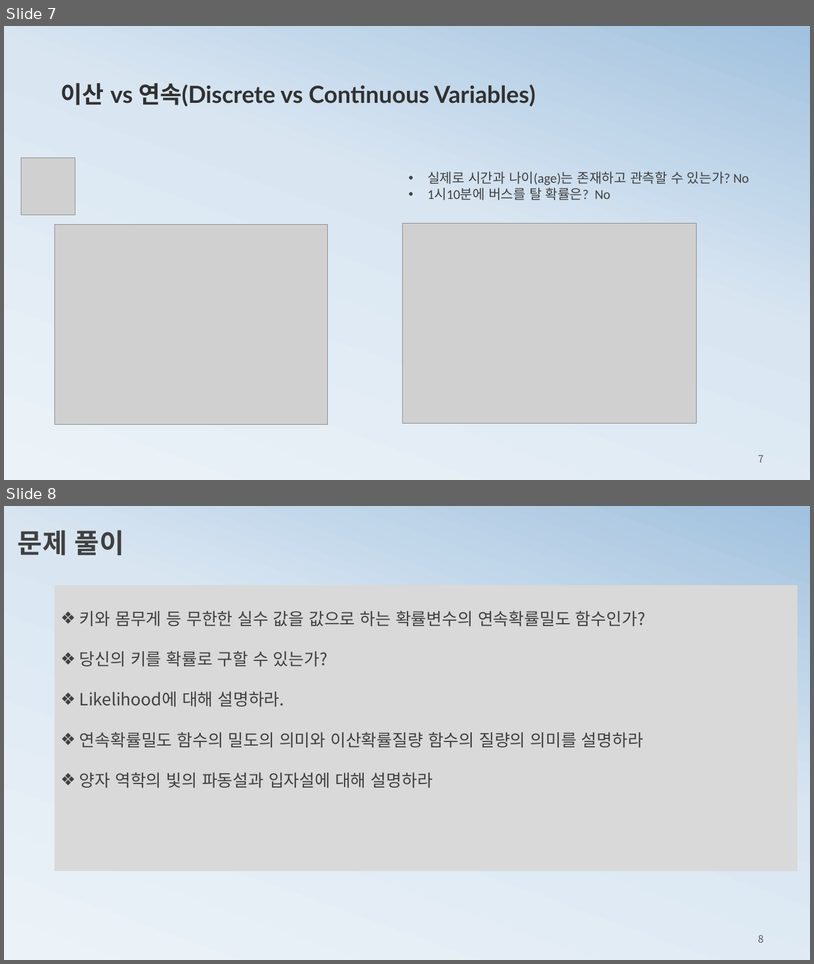
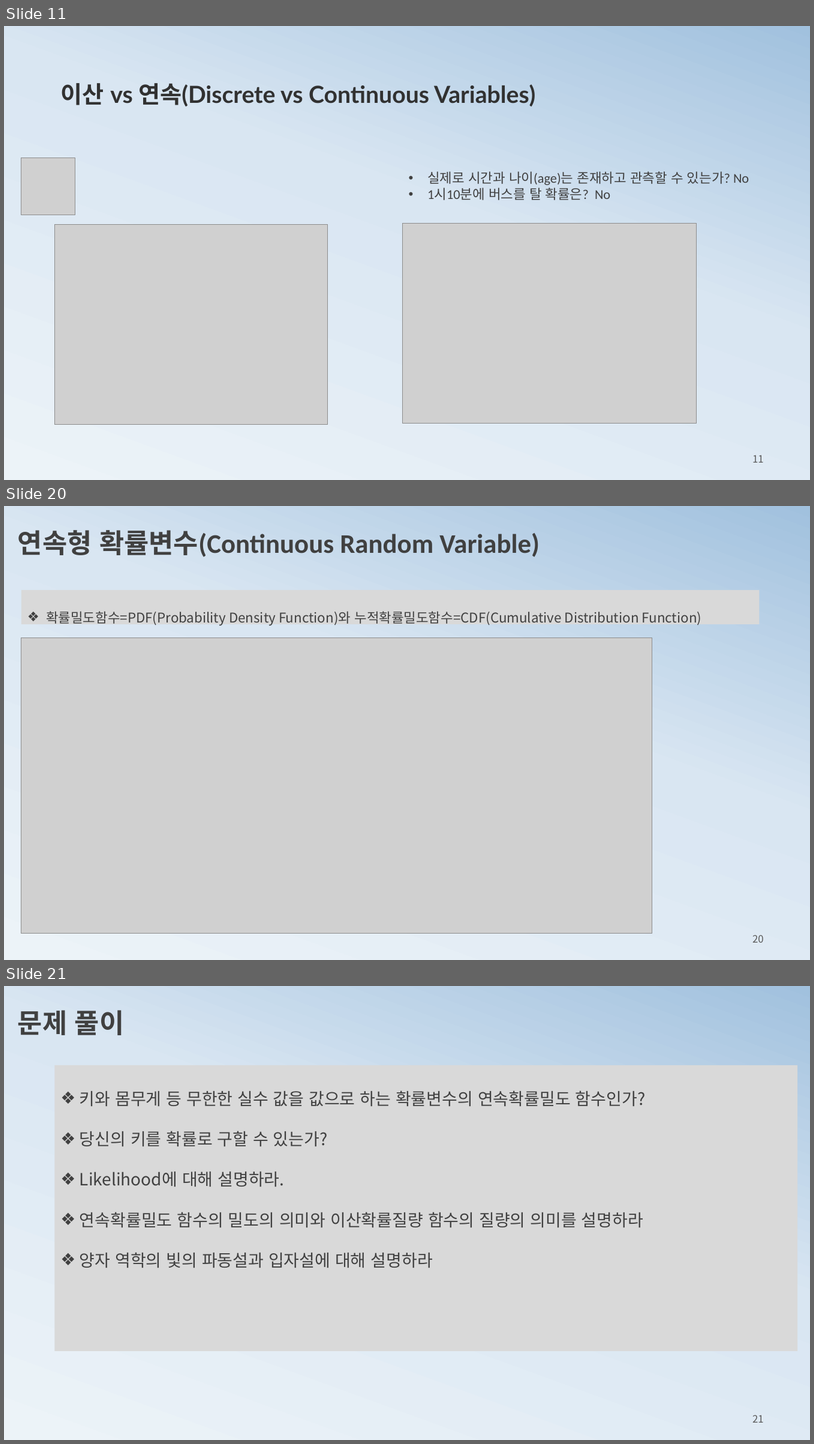
Before and after one commit to ancestor9/mathematics-for-machine-learning, a slide deck: 2_probability theory for machine learning.pptx. Shown one above the other, each under a label of ours: slides 7 and 8 before the commit, slides 11, 20 and 21 after it; the slides between them are not shown. The pictures are 814x964 and 814x1444 pixels, drawn with LibreOffice and Linux fonts; fonts in the diff are those of the drawing; grey boxes stand for pictures. Boxes give left, top, right and bottom in pixels: in the first picture for what was removed or moved away, otherwise in the second. Text is boxed around its words. In the diff, an @@ line names an element or a change of style, - is before the commit and + after.

```diff
--- a/2_probability theory for machine learning.pptx
+++ b/2_probability theory for machine learning.pptx
@@ slide 20 added at <box>4,506,810,960</box>, background gradient #ECF3F8 to #D9E6F2 to #A1C1DE @@
@@ text added at <box>18,530,540,557</box>, 32 pt, text #404040, bold @@
+연속형 확률변수(Continuous Random Variable)
@@ rectangle added at <box>21,590,760,625</box>, fill #D9D9D9, 16 pt, text #404040 @@
+❖ 확률밀도함수=PDF(Probability Density Function)와 누적확률밀도함수=CDF(Cumulative Distribution Function)
@@ picture added at <box>21,638,653,933</box> @@
@@ page number added at <box>753,934,764,942</box>, 12 pt, text #595959 @@
+20
@@ what was slide 7 is now slide 11 @@
@@ page number at <box>753,454,764,462</box>: text changed @@
-7
+11
@@ what was slide 8 is now slide 21 @@
@@ page number at <box>753,1414,764,1422</box>: text changed @@
-8
+21
```
Also in this commit, not shown: 3 slides changed, 22 other slides added.
